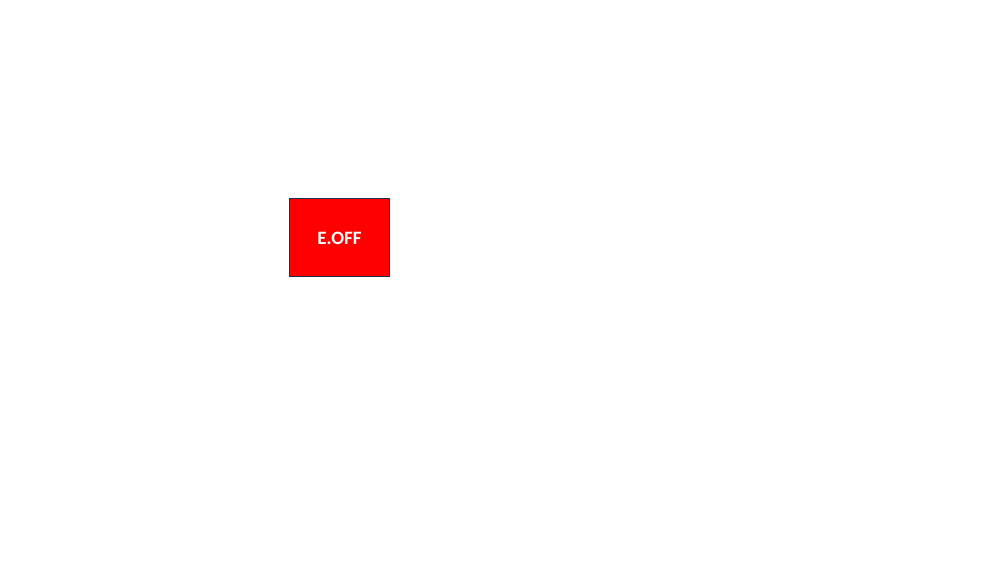
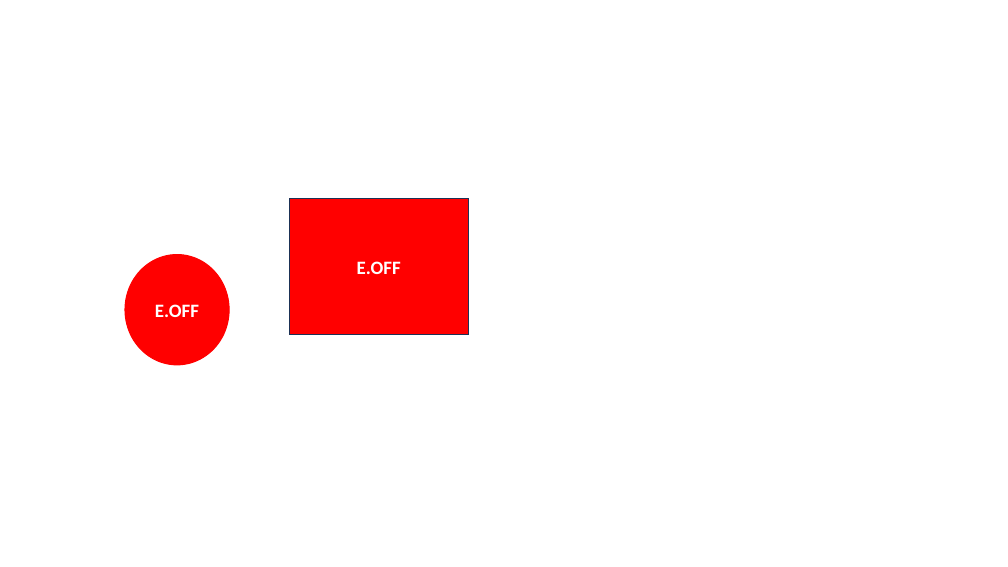
Before and after one commit to isabella-grieser/Modeling-and-Monitoring-Social-Media-Dynamics-to-predict-Electricity-Demand-Peaks, a slide deck: slide 2 of presentations/GrafikenThesis.pptx. Drawn at 1008x567 pixels with LibreOffice and Linux fonts; fonts in the diff are those of the drawing. Boxes give left, top, right and bottom in pixels: in the first picture for what was removed or moved away, otherwise in the second. Text is boxed around its words. In the diff, an @@ line names an element or a change of style, - is before the commit and + after.

```diff
--- a/presentations/GrafikenThesis.pptx
+++ b/presentations/GrafikenThesis.pptx
@@ rectangle "E.OFF": place and size @@
-rectangle "E.OFF" at box(290, 198, 390, 276)
+rectangle "E.OFF" at box(290, 198, 469, 335)
@@ ellipse added at box(125, 255, 229, 365), fill #FF0000, outline #FF0000 1 pt, 18 pt, text #FFFFFF, bold @@
+E.OFF
```
Also in this commit, not shown: 1 other slide changed, 1 slide added, 12 other files.
